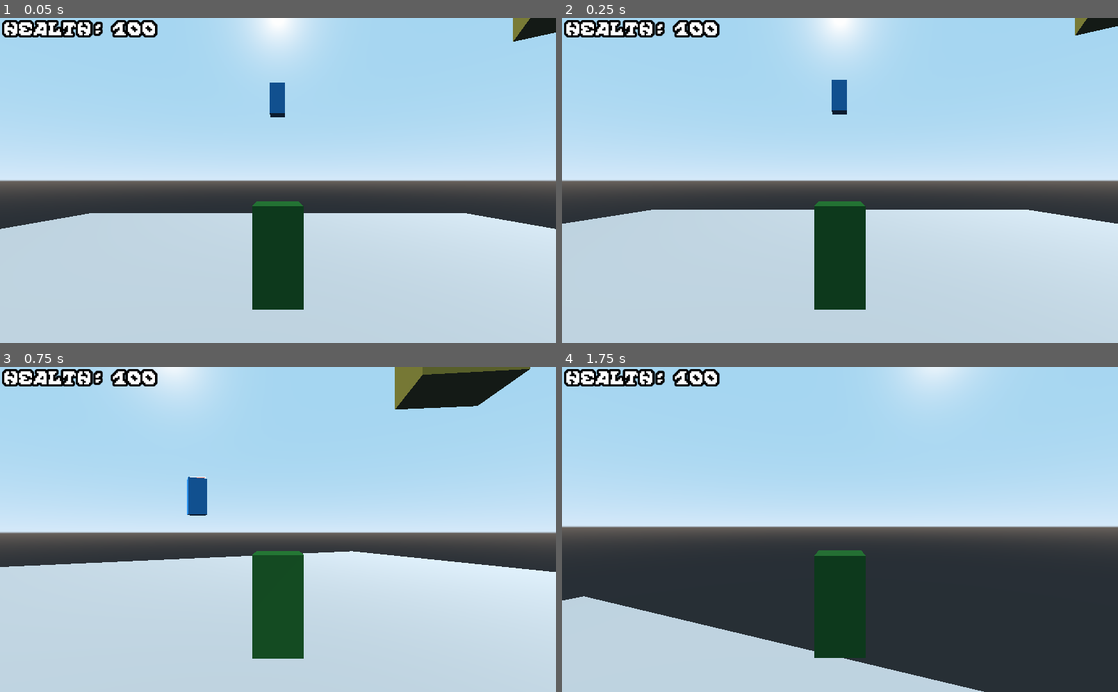
Above: before the commit, frames 1-4 (two rows, left to right).
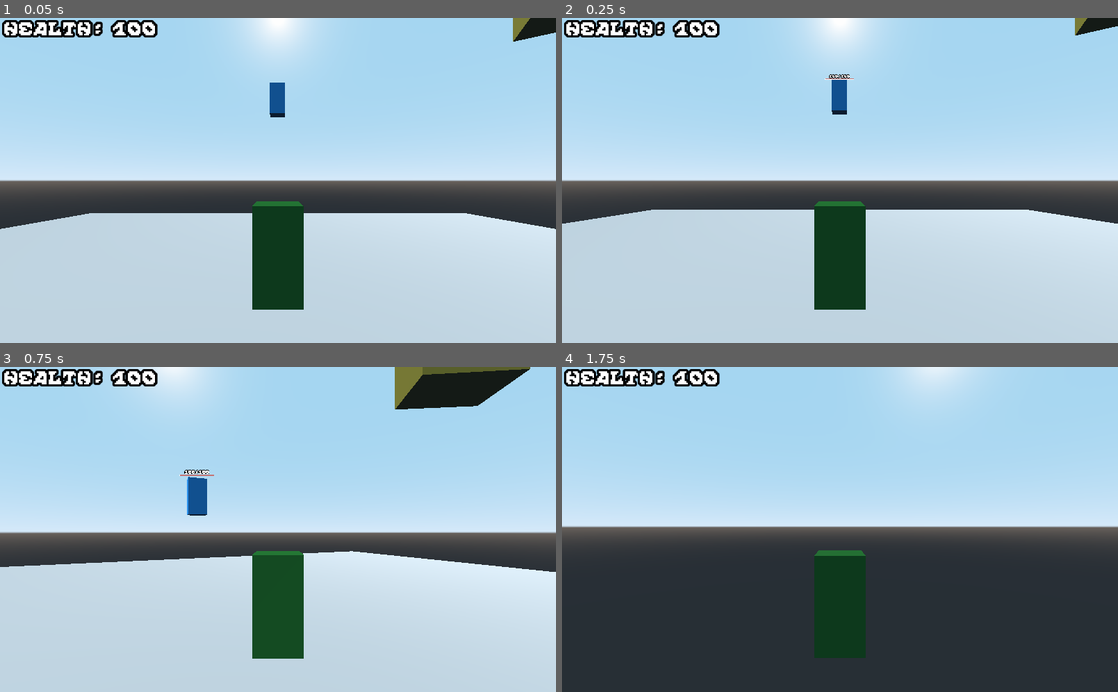
Above: after the commit, the same moments.

Repository: AlaskanGopher/GopherRPG3D
Game: Godot game, scene res://MainScene/InGame.tscn
The game is run twice, just before and just after one commit, with the same random seed, the same clock (stepped at 60 frames per second) and the same inputs.
Inputs (mouse positions are in pixels of both pictures, inside the frame that each line leads up to):
- Up to frame 1 (0.05 s): no input
- Up to frame 2 (0.25 s): no input
- Up to frame 3 (0.75 s): tap Enter (ui_accept) at 0.5 s; move the mouse to (305, 529) at 0.52 s; hold W (movement_up) from 0.53 s (still down); hold Enter (ui_accept) from 0.53 s (still down)
- Up to frame 4 (1.75 s): keep holding W (movement_up); tap Space (movement_jump) at 0.77, 1.52 s; move the mouse to (812, 529) at 1.27 s; release Enter (ui_accept) at 1.28 s; tap Enter (ui_accept) at 1.35 s

Frame 1 is identical in both runs. In frame 2, less than 0.1% of the frame differs, in the area x 47-53%, y 17-20%; in frame 3, less than 0.1%; in frame 4, 12%, in the area x 0-76%, y 70-100%.

Commit message:
NPC HP Bar fixes

Diff:
--- a/source/Entities/HP Bar.tscn
+++ b/source/Entities/HP Bar.tscn
@@ -1,28 +1,47 @@
-[gd_scene format=2]
+[gd_scene load_steps=3 format=2]
+
+[ext_resource path="res://Resources/Fonts/Scream When You're Ready to Die.ttf" type="DynamicFontData" id=1]
+
+[sub_resource type="DynamicFont" id=1]
+size = 18
+outline_size = 3
+outline_color = Color( 0, 0, 0, 1 )
+font_data = ExtResource( 1 )
 
 [node name="HP Bar" type="Control"]
 anchor_right = 1.0
 anchor_bottom = 1.0
-margin_right = -924.0
+margin_right = -824.0
 margin_bottom = -500.0
+__meta__ = {
+"_edit_use_anchors_": false
+}
+
+[node name="Label" type="Label" parent="."]
+margin_right = 200.0
+margin_bottom = 40.0
+custom_fonts/font = SubResource( 1 )
+text = "100/100"
+align = 1
+valign = 2
 __meta__ = {
 "_edit_use_anchors_": false
 }
 
 [node name="BarContainer" type="ColorRect" parent="."]
 margin_left = 1.0
-margin_top = 83.0
-margin_right = 99.0
-margin_bottom = 92.0
+margin_top = 45.0
+margin_right = 199.0
+margin_bottom = 54.0
 __meta__ = {
 "_edit_use_anchors_": false
 }
 
 [node name="InnerBar" type="ColorRect" parent="."]
 margin_left = 3.0
-margin_top = 85.0
-margin_right = 97.0
-margin_bottom = 90.0
+margin_top = 47.0
+margin_right = 197.0
+margin_bottom = 52.0
 color = Color( 0.556863, 0.180392, 0.180392, 1 )
 __meta__ = {
 "_edit_use_anchors_": false
--- a/source/Entities/NPC.gd
+++ b/source/Entities/NPC.gd
@@ -4,8 +4,11 @@
 export var MAX_HEALTH : int = 100
 var velocity : Vector3 = Vector3()
 var airTime = 0;
+var hp: int = MAX_HEALTH
 
-
+func _unhandled_key_input(event):
+	if event.is_action_pressed("ui_accept"):
+		onHealthChange(-1)
 func _physics_process(delta):
 	var acceleration = Vector3()
 	if is_on_floor():
@@ -14,8 +17,13 @@
 		airTime += delta
 	acceleration.y -= GRAVITY * airTime
 	velocity += acceleration
-	move_and_slide(velocity, Vector3(0, 1, 0))
+	velocity = move_and_slide(velocity, Vector3(0, 1, 0))
 
 func _process(_delta):
 	var head = get_viewport().get_camera().get_parent_spatial()
 	$HUDObject.rotation = head.rotation + head.get_parent_spatial().rotation
+
+func onHealthChange(var difference: int):
+	hp += difference
+	$"Viewport/HP Bar/InnerBar".rect_scale.x = float(hp)/float(MAX_HEALTH)
+	$"Viewport/HP Bar/Label".text = str(hp)+"/"+str(MAX_HEALTH)
--- a/source/Entities/NPC.tscn
+++ b/source/Entities/NPC.tscn
@@ -27,12 +27,12 @@
 shape = SubResource( 3 )
 
 [node name="HUDObject" type="Sprite3D" parent="."]
-transform = Transform( 1, 0, 0, 0, 1, 0, 0, 0, 1, 0, 1.5, 0 )
+transform = Transform( 1, 0, 0, 0, 1, 0, 0, 0, 1, 0, 1.25, 0 )
 flip_v = true
 texture = SubResource( 4 )
 
 [node name="Viewport" type="Viewport" parent="."]
-size = Vector2( 100, 100 )
+size = Vector2( 200, 100 )
 transparent_bg = true
 
 [node name="HP Bar" parent="Viewport" instance=ExtResource( 2 )]
--- a/source/Player/PlayerController.gd
+++ b/source/Player/PlayerController.gd
@@ -40,7 +40,7 @@
 		acceleration.z -= velocity.z * DRAG
 	acceleration.y -= GRAVITY * airTime
 	velocity += acceleration
-	move_and_slide(velocity, Vector3(0, 1, 0));
+	velocity = move_and_slide(velocity, Vector3(0, 1, 0));
 
 func _input(event):
 	if event is InputEventMouseMotion:
